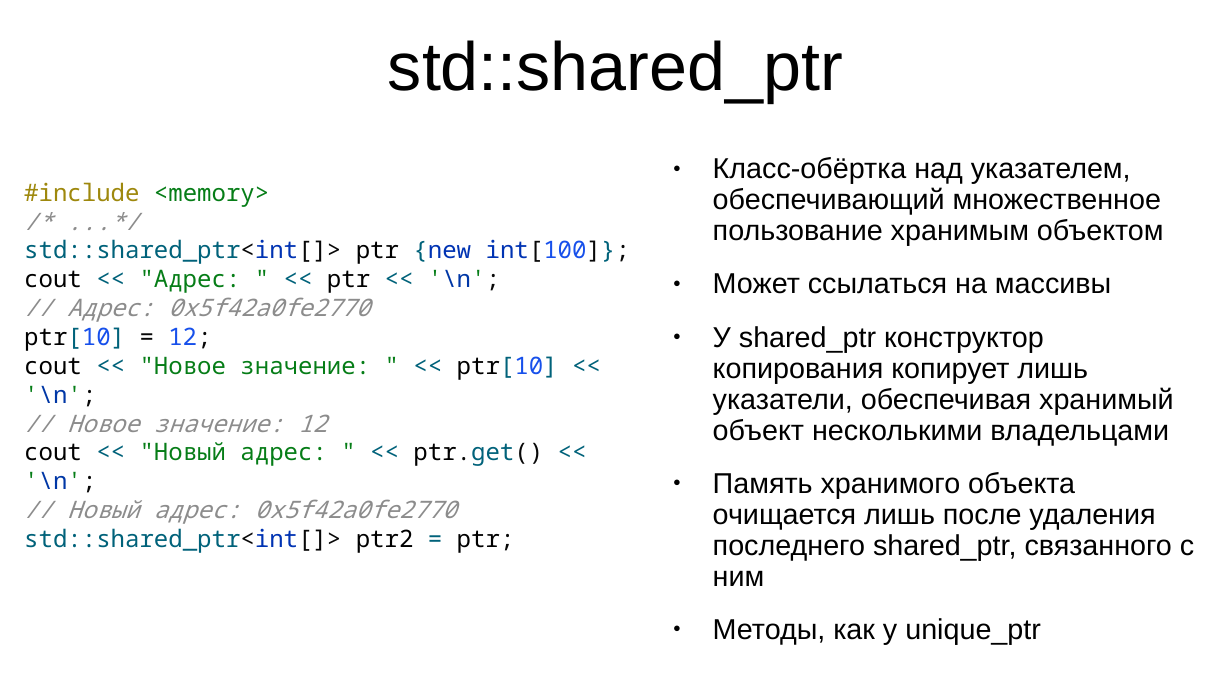
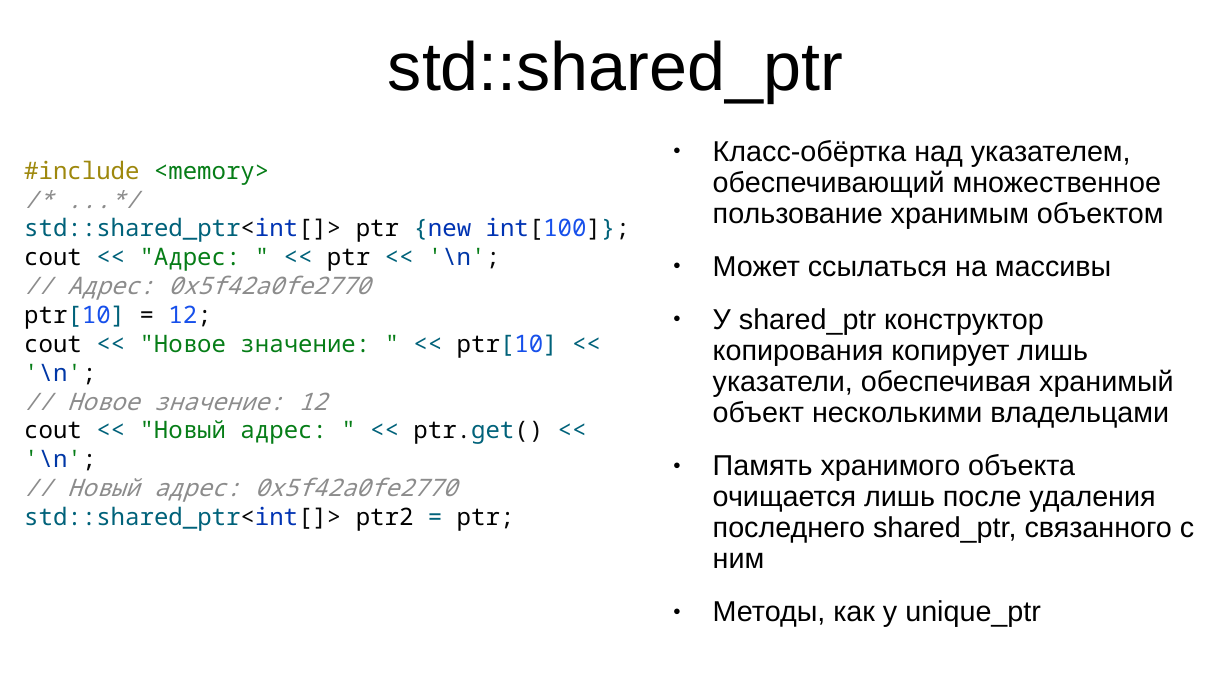
Before and after one commit to IvanStriker/Cpp_Coworking, a slide deck: slide 63 of 1-st meeting/Memory management in C++.pptx (slide 61 before the commit). Drawn at 1232x693 pixels with LibreOffice and Linux fonts; fonts in the diff are those of the drawing. Boxes give left, top, right and bottom in pixels: in the first picture for what was removed or moved away, otherwise in the second. Text is boxed around its words. In the diff, an @@ line names an element or a change of style, - is before the commit and + after.

```diff
--- a/1-st meeting/Memory management in C++.pptx
+++ b/1-st meeting/Memory management in C++.pptx
@@ text "Класс-обёртка над указателем, обеспечивающий множественное ...": place and size @@
-text "Класс-обёртка над указателем, обеспечивающий множественное ..." at (713, 157, 1194, 645)
+text "Класс-обёртка над указателем, обеспечивающий множественное ..." at (713, 140, 1194, 627)
@@ text "#include <memory> /* ...*/": place and size @@
-text "#include <memory> /* ...*/" at (24, 182, 630, 553)
+text "#include <memory> /* ...*/" at (24, 160, 630, 531)
```
Also in this commit, not shown: 4 other slides changed, 2 slides added, 14 other files.
